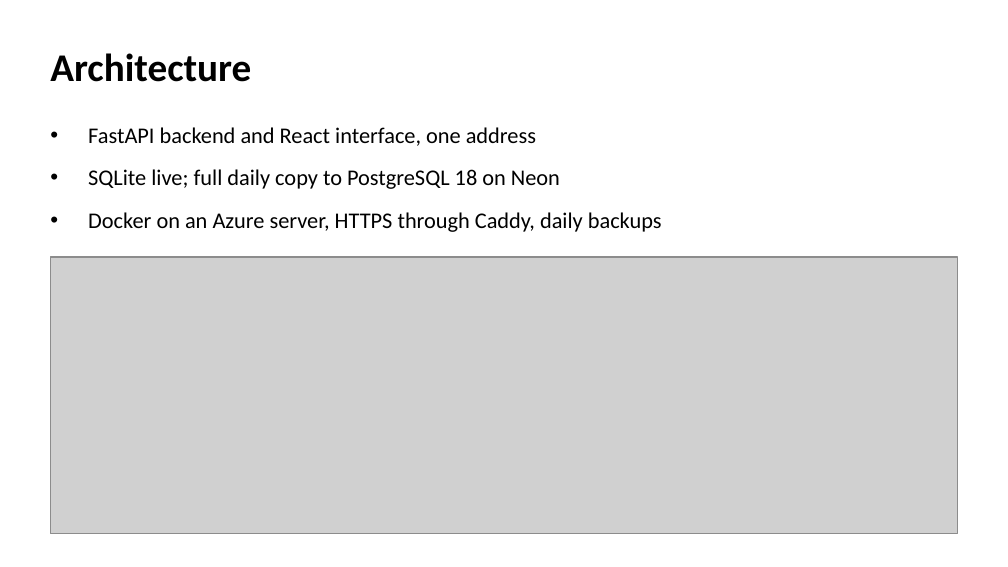
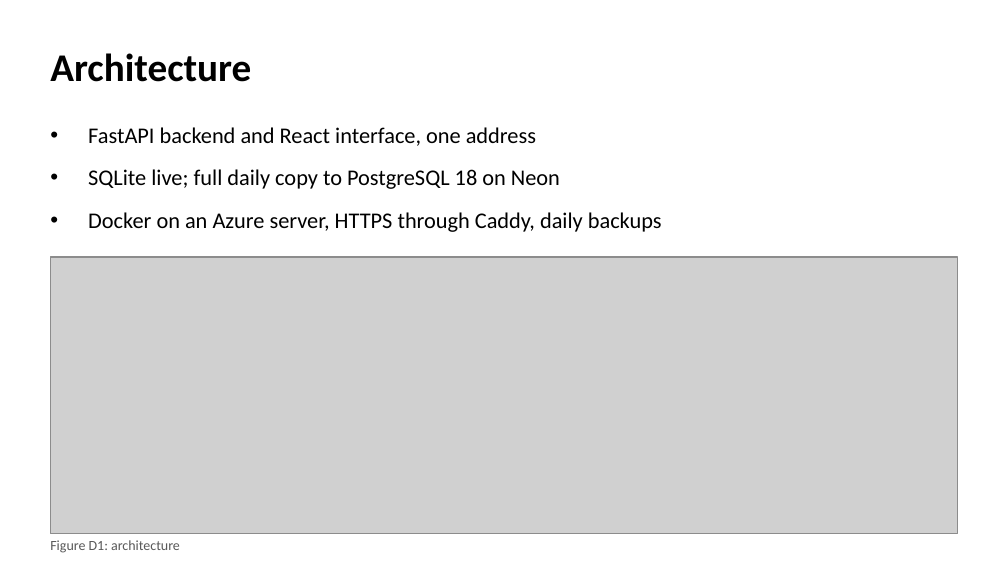
Before and after one commit to 2512742/GRC208, a slide deck: slide 4 of WS5-presentation/slides/GRC208_Group1_Slides.pptx. Drawn at 1008x567 pixels with LibreOffice and Linux fonts; fonts in the diff are those of the drawing; grey boxes stand for pictures. Boxes give left, top, right and bottom in pixels: in the first picture for what was removed or moved away, otherwise in the second. Text is boxed around its words. In the diff, an @@ line names an element or a change of style, - is before the commit and + after.

```diff
--- a/WS5-presentation/slides/GRC208_Group1_Slides.pptx
+++ b/WS5-presentation/slides/GRC208_Group1_Slides.pptx
@@ text added at bbox=[50, 540, 180, 553], 10 pt, text #595959 @@
+Figure D1: architecture
```
Also in this commit, not shown: 3 other slides changed, 18 other files.
